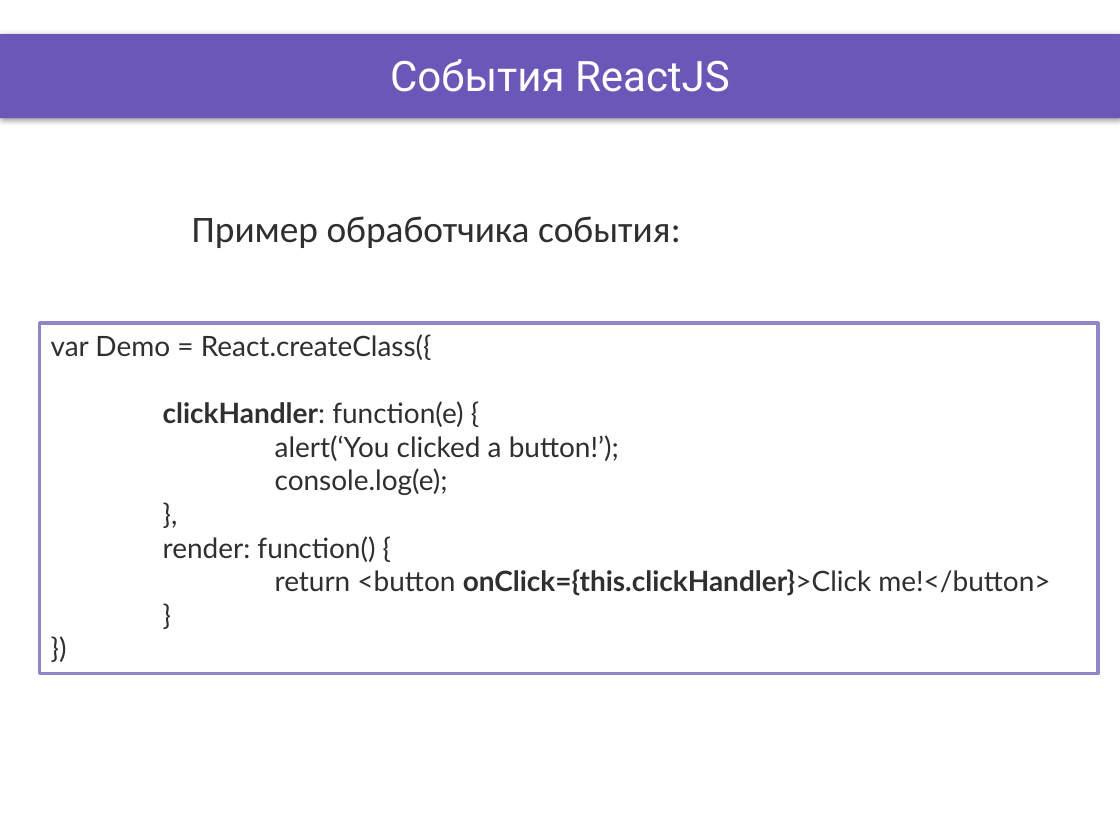
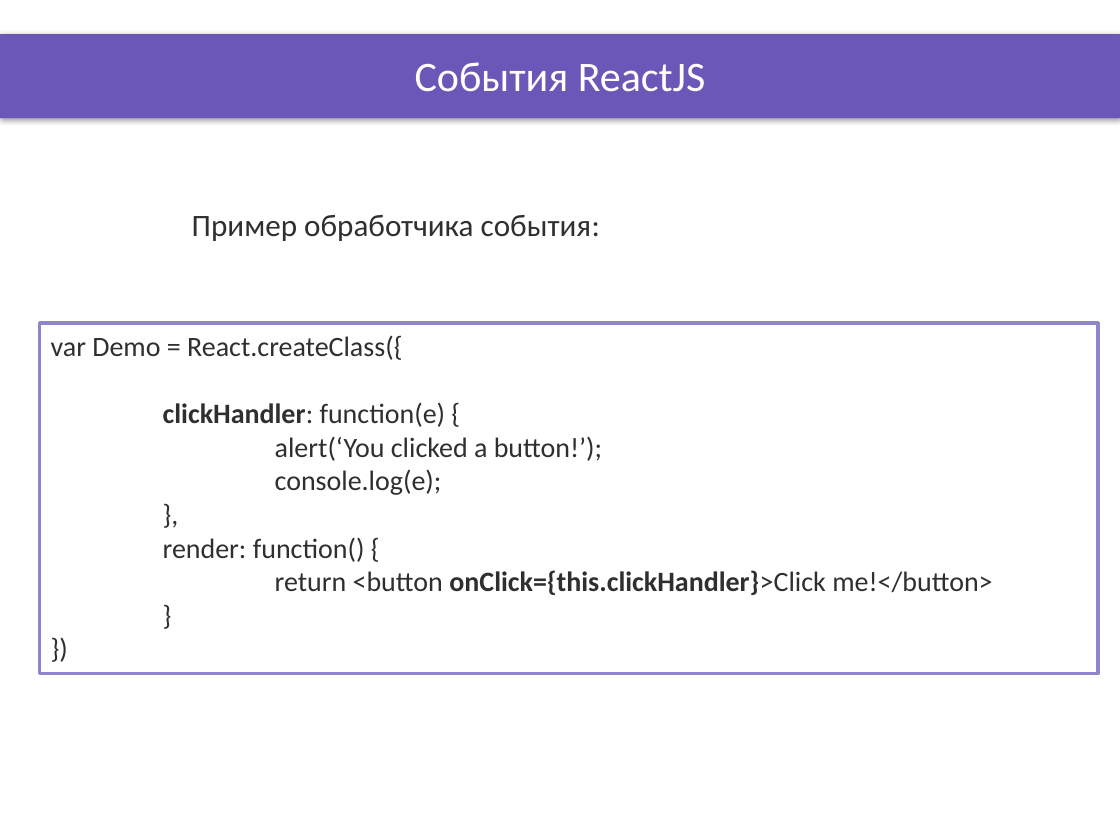
Before and after one commit to DinamickaDevelopment/Ignite-1, a slide deck: slide 6 of 003_React/lesson_21/Presentation/React_events.pptx. Drawn at 1120x840 pixels with LibreOffice and Linux fonts; fonts in the diff are those of the drawing; background and template pictures are left out. Boxes give left, top, right and bottom in pixels: in the first picture for what was removed or moved away, otherwise in the second. Text is boxed around its words. In the diff, an @@ line names an element or a change of style, - is before the commit and + after.

```diff
--- a/003_React/lesson_21/Presentation/React_events.pptx
+++ b/003_React/lesson_21/Presentation/React_events.pptx
@@ title "События ReactJS" at (x1=415, y1=62, x2=705, y2=92): font Roboto to Calibri @@
@@ text "Пример обработчика события:" at (x1=192, y1=215, x2=600, y2=241): size 24 to 20 pt @@
@@ rectangle "var Demo = React.createClass({" at (x1=39, y1=323, x2=1098, y2=673): font Lato to Calibri @@
```
Also in this commit, not shown: 5 other slides changed, 10 other files.
